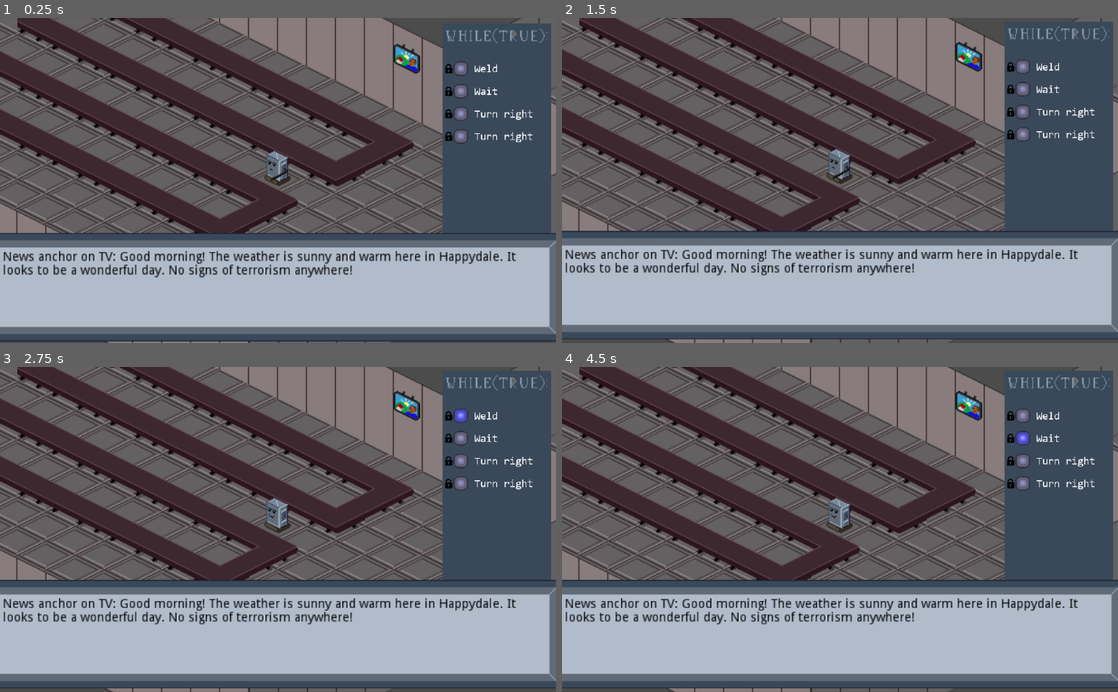
Above: before the commit, frames 1-4 (two rows, left to right).
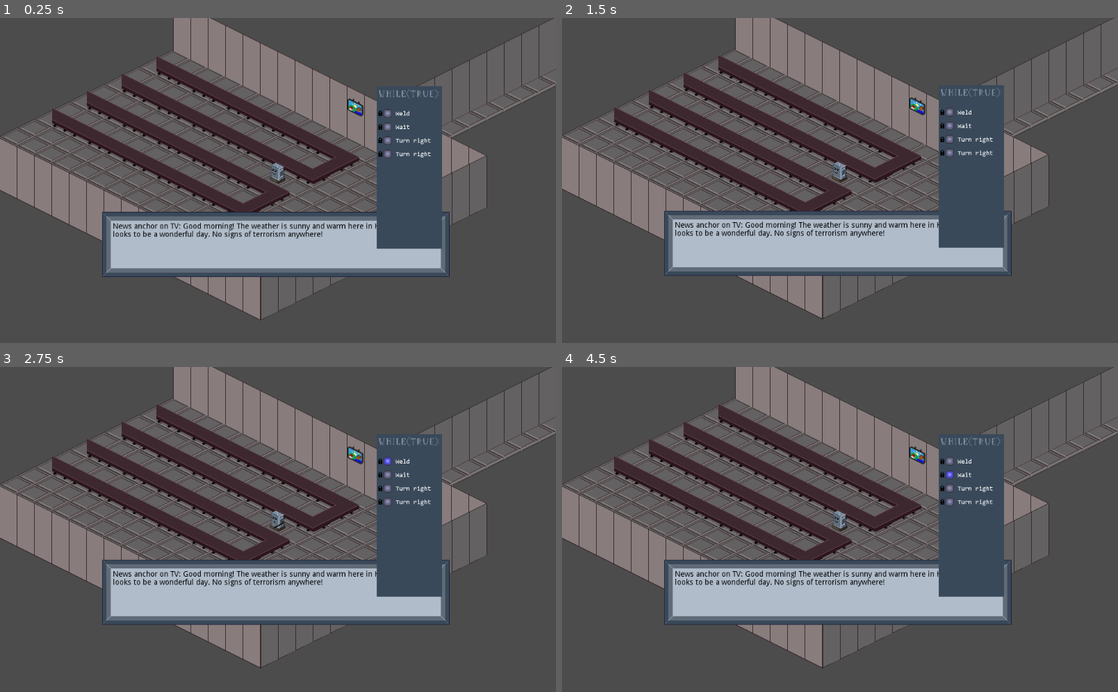
Above: after the commit, the same moments.

Repository: iorena/while-true
Game: Godot game, scene res://Main.tscn
Two runs of this game, one before a commit and one after it. Both use one fixed random seed, a clock stepped at 60 frames per second and the inputs below.
Inputs:
- Up to frame 1 (0.25 s): no input
- Up to frame 2 (1.5 s): hold Right (ui_right) 0.53-1.28 s; hold 1 0.53-1.28 s; tap 2 at 0.8, 1.35 s; tap Enter at 1.25 s; hold Left (ui_left) from 1.28 s (still down)
- Up to frame 3 (2.75 s): tap 3 at 1.55 s; tap Space at 2 s; release Left (ui_left) at 2.03 s; hold Right (ui_right) from 2.03 s (still down); hold 3 from 2.03 s (still down); tap 4 at 2.3 s
- Up to frame 4 (4.5 s): tap Enter at 2.75 s; release Right (ui_right) at 2.78 s; release 3 at 2.78 s; hold Up (ui_up) 2.78-3.53 s; tap 4 at 2.85 s; tap 1 at 3.05 s; hold 1 3.53-4.28 s; hold Left (ui_left) from 3.53 s (still down); tap 2 at 3.8, 4.35 s; tap Space at 4.25 s

The runs differ from the first frame. In frame 1, 72% of the frame differs, in the area x 0-100%, y 0-100%; in frame 2, 72%; in frame 3, 72%; in frame 4, 72%.

Commit message:
Clean up code.

Diff:
--- /dev/null
+++ b/Actions.gd
@@ -0,0 +1,14 @@
+extends Node
+
+# Available robot actions.
+enum {FORWARD, TURN_LEFT, TURN_RIGHT, WAIT, WELD}
+const FORWARD_ACTION_TEXT = "Move forward"
+const TURN_LEFT_ACTION_TEXT = "Turn left"
+const TURN_RIGHT_ACTION_TEXT = "Turn right"
+const WAIT_ACTION_TEXT = "Wait"
+const WELD_ACTION_TEXT = "Weld"
+const Texts = [FORWARD_ACTION_TEXT,
+				TURN_LEFT_ACTION_TEXT,
+				TURN_RIGHT_ACTION_TEXT,
+				WAIT_ACTION_TEXT,
+				WELD_ACTION_TEXT]
--- a/Main.gd
+++ b/Main.gd
@@ -1,38 +1,12 @@
 extends Node2D
-enum {FORWARD, TURN_LEFT, TURN_RIGHT, WAIT, WELD}
-const FORWARD_ACTION_TEXT = "Move forward"
-const TURN_LEFT_ACTION_TEXT = "Turn left"
-const TURN_RIGHT_ACTION_TEXT = "Turn right"
-const WAIT_ACTION_TEXT = "Wait"
-const WELD_ACTION_TEXT = "Weld"
 
-# Declare member variables here. Examples:
-# var a = 2
-# var b = "text"
+onready var player = get_node("Player")
+onready var sp = get_node("SidePanel")
 
 # Called when the node enters the scene tree for the first time.
 func _ready():
-	$Player.toggle_act()
-	$Player.action_buffer = [WELD, WAIT, TURN_RIGHT, TURN_RIGHT]
-	set_action_texts($Player.action_buffer)
-
-
-func set_action_texts(action_buffer):
-	for i in range(1, 5): $Player.clear_action_index(i)
-	for i in range(1, 5):
-		$Player.set_action_text(i, get_action_text(action_buffer[i - 1]))
-
-func get_action_text(action_name):
-	if action_name == FORWARD:
-		return FORWARD_ACTION_TEXT
-	elif action_name == TURN_LEFT:
-		return TURN_LEFT_ACTION_TEXT
-	elif action_name == TURN_RIGHT:
-		return TURN_RIGHT_ACTION_TEXT
-	elif action_name == WAIT:
-		return WAIT_ACTION_TEXT
-	elif action_name == WELD:
-		return WELD_ACTION_TEXT
+	lock_player_actions()
+	set_new_player_actions(Actions.WELD, Actions.WAIT, Actions.TURN_RIGHT, Actions.TURN_RIGHT)
 
 func _on_TVTimer_timeout():
 	$BottomPanel/ScrollContainer/VBoxContainer/LogText.text += "News anchor on TV: Not much to report today. The city is free of terrorism! \n"
@@ -43,15 +17,24 @@
 
 func _on_PlotTimer_timeout():
 	$BottomPanel/ScrollContainer/VBoxContainer/LogText.text += "Factory announcer: Robot 312, move to room 7 to continue your duties.\n"
-	$Player.action_buffer = [TURN_RIGHT, FORWARD, FORWARD, TURN_LEFT]
-	set_action_texts($Player.action_buffer)
+	set_new_player_actions(Actions.TURN_RIGHT, Actions.FORWARD, Actions.FORWARD, Actions.TURN_LEFT)
 
 func _on_PlotTimer2_timeout():
-	$Player.action_buffer = [FORWARD, FORWARD, FORWARD, FORWARD]
-	set_action_texts($Player.action_buffer)
+	set_new_player_actions(Actions.FORWARD, Actions.FORWARD, Actions.FORWARD, Actions.FORWARD)
 
 
 func _on_PlotTimer3_timeout():
-	$Player.action_buffer = []
-	set_action_texts([])
+	set_new_player_actions(Actions.WAIT, Actions.WAIT, Actions.WAIT, Actions.WAIT)
 	# dialogue with terrorist
+
+func set_new_player_actions(A1, A2, A3, A4):
+	player.action_buffer = [A1, A2, A3, A4]
+	sp.set_action_texts(player.action_buffer)
+
+func lock_player_actions():
+	player.can_act = false
+	sp.show_locks()
+
+func unlock_player_actions():
+	player.can_act = true
+	sp.hide_locks()
--- a/Main.tscn
+++ b/Main.tscn
@@ -1,11 +1,11 @@
-[gd_scene load_steps=47 format=2]
+[gd_scene load_steps=38 format=2]
 
 [ext_resource path="res://assets/wall_right.png" type="Texture" id=1]
 [ext_resource path="res://assets/wall_left.png" type="Texture" id=2]
 [ext_resource path="res://assets/factory_floor1.png" type="Texture" id=3]
 [ext_resource path="res://assets/wall_corner.png" type="Texture" id=4]
 [ext_resource path="res://assets/tv_animation.png" type="Texture" id=5]
-[ext_resource path="res://assets/side_panel.png" type="Texture" id=6]
+[ext_resource path="res://SidePanel.tscn" type="PackedScene" id=6]
 [ext_resource path="res://assets/log_panel.png" type="Texture" id=7]
 [ext_resource path="res://assets/conveyor2_end.png" type="Texture" id=8]
 [ext_resource path="res://assets/conveyor2_middle.png" type="Texture" id=9]
@@ -18,10 +18,7 @@
 [ext_resource path="res://assets/conveyor_up_turn.png" type="Texture" id=16]
 [ext_resource path="res://assets/conveyor_down_turn.png" type="Texture" id=17]
 [ext_resource path="res://Main.gd" type="Script" id=18]
-[ext_resource path="res://assets/light_animation.png" type="Texture" id=19]
-[ext_resource path="res://Consolas.tres" type="DynamicFont" id=20]
 [ext_resource path="res://Player.tscn" type="PackedScene" id=21]
-[ext_resource path="res://assets/lock.png" type="Texture" id=22]
 [ext_resource path="res://assets/shady_guy_animation.png" type="Texture" id=23]
 
 [sub_resource type="TileSet" id=1]
@@ -274,44 +271,6 @@
 "speed": 5.0
 } ]
 
-[sub_resource type="AtlasTexture" id=13]
-flags = 4
-atlas = ExtResource( 19 )
-region = Rect2( 0, 0, 32, 32 )
-
-[sub_resource type="AtlasTexture" id=14]
-flags = 4
-atlas = ExtResource( 19 )
-region = Rect2( 0, 0, 32, 32 )
-
-[sub_resource type="AtlasTexture" id=15]
-flags = 4
-atlas = ExtResource( 19 )
-region = Rect2( 32, 0, 32, 32 )
-
-[sub_resource type="AtlasTexture" id=16]
-flags = 4
-atlas = ExtResource( 19 )
-region = Rect2( 64, 0, 32, 32 )
-
-[sub_resource type="AtlasTexture" id=17]
-flags = 4
-atlas = ExtResource( 19 )
-region = Rect2( 96, 0, 32, 32 )
-
-[sub_resource type="SpriteFrames" id=18]
-animations = [ {
-"frames": [ SubResource( 13 ) ],
-"loop": false,
-"name": "idle",
-"speed": 5.0
-}, {
-"frames": [ SubResource( 14 ), SubResource( 15 ), SubResource( 16 ), SubResource( 17 ) ],
-"loop": true,
-"name": "blink",
-"speed": 2.0
-} ]
-
 [sub_resource type="AtlasTexture" id=19]
 flags = 4
 atlas = ExtResource( 23 )
@@ -370,145 +329,6 @@
 frames = SubResource( 12 )
 frame = 7
 playing = true
-
-[node name="SidePanel" type="Node2D" parent="."]
-position = Vector2( -112, 16 )
-scale = Vector2( 0.5, 0.5 )
-
-[node name="SidePanelSprite" type="Sprite" parent="SidePanel"]
-position = Vector2( 900, 300 )
-texture = ExtResource( 6 )
-
-[node name="Light1" type="AnimatedSprite" parent="SidePanel"]
-position = Vector2( 820, 100 )
-frames = SubResource( 18 )
-animation = "idle"
-
-[node name="Light2" type="AnimatedSprite" parent="SidePanel"]
-position = Vector2( 820, 150 )
-frames = SubResource( 18 )
-animation = "idle"
-
-[node name="Light3" type="AnimatedSprite" parent="SidePanel"]
-position = Vector2( 820, 200 )
-frames = SubResource( 18 )
-animation = "idle"
-
-[node name="Light4" type="AnimatedSprite" parent="SidePanel"]
-position = Vector2( 820, 250 )
-frames = SubResource( 18 )
-animation = "idle"
-
-[node name="Action1" type="RichTextLabel" parent="SidePanel"]
-margin_left = 850.0
-margin_top = 90.0
-margin_right = 1024.0
-margin_bottom = 120.0
-custom_fonts/normal_font = ExtResource( 20 )
-text = "Move forward"
-__meta__ = {
-"_edit_use_anchors_": false
-}
-
-[node name="Action2" type="RichTextLabel" parent="SidePanel"]
-margin_left = 850.0
-margin_top = 140.0
-margin_right = 1024.0
-margin_bottom = 168.0
-custom_fonts/normal_font = ExtResource( 20 )
-text = "Move forward"
-__meta__ = {
-"_edit_use_anchors_": false
-}
-
-[node name="Action3" type="RichTextLabel" parent="SidePanel"]
-margin_left = 850.0
-margin_top = 190.0
-margin_right = 1030.0
-margin_bottom = 225.0
-custom_fonts/normal_font = ExtResource( 20 )
-text = "Move forward"
-__meta__ = {
-"_edit_use_anchors_": false
-}
-
-[node name="Action4" type="RichTextLabel" parent="SidePanel"]
-margin_left = 850.0
-margin_top = 240.0
-margin_right = 1028.0
-margin_bottom = 272.0
-custom_fonts/normal_font = ExtResource( 20 )
-text = "Move forward"
-__meta__ = {
-"_edit_use_anchors_": false
-}
-
-[node name="Selected1" type="RichTextLabel" parent="SidePanel"]
-margin_left = 790.0
-margin_top = 90.0
-margin_right = 816.0
-margin_bottom = 120.0
-custom_fonts/normal_font = ExtResource( 20 )
-text = ">"
-__meta__ = {
-"_edit_use_anchors_": false
-}
-
-[node name="Selected2" type="RichTextLabel" parent="SidePanel"]
-margin_left = 790.0
-margin_top = 140.0
-margin_right = 816.0
-margin_bottom = 168.0
-custom_fonts/normal_font = ExtResource( 20 )
-visible_characters = 0
-text = ">"
-__meta__ = {
-"_edit_use_anchors_": false
-}
-
-[node name="Selected3" type="RichTextLabel" parent="SidePanel"]
-margin_left = 792.0
-margin_top = 192.0
-margin_right = 820.0
-margin_bottom = 222.0
-custom_fonts/normal_font = ExtResource( 20 )
-visible_characters = 0
-text = ">"
-__meta__ = {
-"_edit_use_anchors_": false
-}
-
-[node name="Selected4" type="RichTextLabel" parent="SidePanel"]
-margin_left = 790.0
-margin_top = 240.0
-margin_right = 820.0
-margin_bottom = 270.0
-custom_fonts/normal_font = ExtResource( 20 )
-visible_characters = 0
-text = ">"
-__meta__ = {
-"_edit_use_anchors_": false
-}
-
-[node name="Lock1" type="Sprite" parent="SidePanel"]
-position = Vector2( 793, 100 )
-scale = Vector2( 0.04, 0.04 )
-texture = ExtResource( 22 )
-
-[node name="Lock2" type="Sprite" parent="SidePanel"]
-position = Vector2( 793, 150 )
-scale = Vector2( 0.04, 0.04 )
-texture = ExtResource( 22 )
-
-[node name="Lock3" type="Sprite" parent="SidePanel"]
-position = Vector2( 793, 200 )
-scale = Vector2( 0.04, 0.04 )
-texture = ExtResource( 22 )
-
-[node name="Lock4" type="Sprite" parent="SidePanel"]
-position = Vector2( 793, 250 )
-scale = Vector2( 0.04, 0.04 )
-texture = ExtResource( 22 )
 
 [node name="BottomPanel" type="Node2D" parent="."]
 position = Vector2( -368, -232 )
@@ -557,6 +377,8 @@
 [node name="Player" parent="." instance=ExtResource( 21 )]
 position = Vector2( 96, 184 )
 
+[node name="SidePanel" parent="." instance=ExtResource( 6 )]
+
 [node name="YSort" type="YSort" parent="."]
 
 [node name="PlotTimer" type="Timer" parent="."]
--- a/Player.gd
+++ b/Player.gd
@@ -1,167 +1,111 @@
 extends KinematicBody2D
 
-# Player globals
+onready var sp = get_parent().get_node("SidePanel")
+
+# Player globals.
 var speed = 32
 var tile_size = 32
+var can_act = false
 
-# Available actions
-enum {FORWARD, TURN_LEFT, TURN_RIGHT, WAIT, WELD}
-const FORWARD_ACTION_TEXT = "Move forward"
-const TURN_LEFT_ACTION_TEXT = "Turn left"
-const TURN_RIGHT_ACTION_TEXT = "Turn right"
-const WAIT_ACTION_TEXT = "Wait"
-const WELD_ACTION_TEXT = "Weld"
-
-var can_act = true
-
-# Action buffer
+# Action buffer.
 var action_buffer = []
 var action_number = 0
-var modify_action = 0
+var modify_action_number = 0
 
-# Movement-related variables
-enum {MOVING_RIGHT, MOVING_DOWN, MOVING_LEFT, MOVING_UP}
-var moving_to = MOVING_DOWN # right, down, left, up
+# Store robot's current facing direction.
+# Will be used to determine correct animations etc.
+enum {FACING_RIGHT, FACING_DOWN, FACING_LEFT, FACING_UP}
+var facing_direction = FACING_DOWN
+
+const IDLE_ANIMATIONS = ["idle_right", "idle_down", "idle_left", "idle_up"]
+const MOVE_ANIMATIONS = ["move_right", "move_down", "move_left", "move_up"]
+const MOVEDIRS = [Isometric.RIGHT, Isometric.DOWN, Isometric.LEFT, Isometric.UP]
+
+# Movement-related variables.
 var movedir = Vector2.ZERO
 var last_position = Vector2()
 var target_position = Vector2()
 
 # Called when the node enters the scene tree for the first time.
 func _ready():
-	$Camera2D.zoom.x = 0.6
-	$Camera2D.zoom.y = 0.6
 	position = position.snapped(Isometric.cartesian_to_isometric(Vector2.ONE * tile_size))
 	last_position = position
 	target_position = position
 
-
-
-func toggle_act():
-	for i in range(1, 5):
-		get_parent().get_node("SidePanel/Lock" + String(i)).visible = can_act
-	can_act = !can_act
-
-func action_light():
-	get_parent().get_node("SidePanel/Light" + String(action_number + 1)).play("blink")
-	for i in range(action_number) + range(action_number + 1, 4):
-		get_parent().get_node("SidePanel/Light" + String(i + 1)).play("idle")
+# Set action number to next action.
+func increment_action_number(): action_number = (action_number + 1) % 4
 
 func _on_ActionTimer_timeout():
-	action_light()
+	sp.play_action_light(action_number)
 	var action = action_buffer[action_number]
-	if action == FORWARD:
+	increment_action_number()
+	if action == Actions.FORWARD:
 		move_forward()
-	elif action == TURN_LEFT:
+		play_movement_animation()
+		return
+	elif action == Actions.TURN_LEFT:
 		yield(get_tree().create_timer(0.5), "timeout")
 		turn_left()
-		animate_movement(false)
-	elif action == TURN_RIGHT:
+	elif action == Actions.TURN_RIGHT:
 		yield(get_tree().create_timer(0.5), "timeout")
 		turn_right()
-		animate_movement(false)
-	elif action == WELD:
-		weld()
-	elif action == WAIT:
-		animate_movement(false)
-	action_number += 1
-	if action_number == action_buffer.size(): action_number = 0
+	elif action == Actions.WELD:
+		play_weld_animation()
+		return
+	play_idle_animation()
 
-func set_action_text(idx, text):
-	get_parent().get_node("SidePanel/Action" + String(idx)).text = text
+func get_action_index_from_input():
+	if !can_act: return
+	if Input.is_key_pressed(KEY_1):
+		modify_action_number = 0
+		sp.set_action_index_and_clear_rest(0)
+	elif Input.is_key_pressed(KEY_2):
+		modify_action_number = 1
+		sp.set_action_index_and_clear_rest(1)
+	elif Input.is_key_pressed(KEY_3):
+		modify_action_number = 2
+		sp.set_action_index_and_clear_rest(2)
+	elif Input.is_key_pressed(KEY_4):
+		modify_action_number = 3
+		sp.set_action_index_and_clear_rest(3)
 
-func modify_action_text(text): set_action_text(modify_action + 1, text)
+func get_action_type_from_input():
+	if !can_act: return
+	if Input.is_action_pressed("ui_up"):
+		action_buffer[modify_action_number] = Actions.FORWARD
+		sp.set_action_text(modify_action_number, Actions.FORWARD_ACTION_TEXT)
+	elif Input.is_action_pressed("ui_left"):
+		action_buffer[modify_action_number] = Actions.TURN_LEFT
+		sp.set_action_text(modify_action_number, Actions.TURN_LEFT_ACTION_TEXT)
+	elif Input.is_action_pressed("ui_right"):
+		action_buffer[modify_action_number] = Actions.TURN_RIGHT
+		sp.set_action_text(modify_action_number, Actions.TURN_RIGHT_ACTION_TEXT)
 
-func set_action_index_and_clear_rest(idx):
-	get_parent().get_node("SidePanel/Selected" + String(idx)).visible_characters = -1
-	for i in range(1, idx) + range(idx + 1, 5): clear_action_index(i)
-
-func clear_action_index(idx):
-	get_parent().get_node("SidePanel/Selected" + String(idx)).visible_characters = 0
-
-func modify_action_index():
-	if can_act:
-		if Input.is_key_pressed(KEY_1):
-			modify_action = 0
-			set_action_index_and_clear_rest(1)
-		elif Input.is_key_pressed(KEY_2):
-			modify_action = 1
-			set_action_index_and_clear_rest(2)
-		elif Input.is_key_pressed(KEY_3):
-			modify_action = 2
-			set_action_index_and_clear_rest(3)
-		elif Input.is_key_pressed(KEY_4):
-			modify_action = 3
-			set_action_index_and_clear_rest(4)
-
-func modify_action():
-	if can_act:
-		if Input.is_action_pressed("ui_up"):
-			action_buffer[modify_action] = FORWARD
-			modify_action_text(FORWARD_ACTION_TEXT)
-		elif Input.is_action_pressed("ui_left"):
-			action_buffer[modify_action] = TURN_LEFT
-			modify_action_text(TURN_LEFT_ACTION_TEXT)
-		elif Input.is_action_pressed("ui_right"):
-			action_buffer[modify_action] = TURN_RIGHT
-			modify_action_text(TURN_RIGHT_ACTION_TEXT)
-
+# Set movedir and position info for _process(delta).
 func move_forward():
-	if moving_to == MOVING_RIGHT: movedir = Isometric.RIGHT
-	elif moving_to == MOVING_DOWN: movedir = Isometric.DOWN
-	elif moving_to == MOVING_LEFT: movedir = Isometric.LEFT
-	else: movedir = Isometric.UP
-	animate_movement(true)
+	movedir = MOVEDIRS[facing_direction]
 	last_position = position
 	target_position += movedir * tile_size
 
-func turn_left():
-	if moving_to == MOVING_RIGHT: moving_to = MOVING_UP
-	elif moving_to == MOVING_DOWN: moving_to = MOVING_RIGHT
-	elif moving_to == MOVING_LEFT: moving_to = MOVING_DOWN
-	else: moving_to = MOVING_LEFT
+func turn_left(): facing_direction = (facing_direction + 3) % 4
+func turn_right(): facing_direction = (facing_direction + 1) % 4
 
-func turn_right():
-	if moving_to == MOVING_RIGHT: moving_to = MOVING_DOWN
-	elif moving_to == MOVING_DOWN: moving_to = MOVING_LEFT
-	elif moving_to == MOVING_LEFT: moving_to = MOVING_UP
-	else: moving_to = MOVING_RIGHT
-
-func weld():
-	if moving_to == MOVING_DOWN:
-		$AnimatedSprite.play("weld_down")
-	elif moving_to == MOVING_UP:
-		$AnimatedSprite.play("weld_up")
+# Move player towards movedir.
+func process_movement(delta):
+	position += speed * movedir * delta
+	# Snap to grid.
+	if Isometric.isometric_distance(position, last_position) >= tile_size - speed * delta:
+		position = target_position
+		movedir = Vector2.ZERO
 
 # Called every frame. 'delta' is the elapsed time since the previous frame.
 func _process(delta):
-	modify_action_index()
-	modify_action()
+	get_action_index_from_input()
+	get_action_type_from_input()
+	if movedir != Vector2.ZERO: process_movement(delta)
 
-	# Movement, if movedir is set.
-	if movedir != Vector2.ZERO:
-		position += speed * movedir * delta
-		if Isometric.isometric_distance(position, last_position) >= tile_size - speed * delta:
-			position = target_position
-			movedir = Vector2.ZERO
-
-func animate_movement(moving):
-	# Play movement animation based on move direction
-	if moving:
-		if moving_to == MOVING_RIGHT:
-			$AnimatedSprite.play("move_right")
-		elif moving_to == MOVING_DOWN:
-			$AnimatedSprite.play("move_down")
-		elif moving_to == MOVING_LEFT:
-			$AnimatedSprite.play("move_left")
-		else:
-			$AnimatedSprite.play("move_up")
-	# Play idle animation based on last direction moved to
-	else:
-		if moving_to == MOVING_RIGHT:
-			$AnimatedSprite.play("idle_right")
-		elif moving_to == MOVING_DOWN:
-			$AnimatedSprite.play("idle_down")
-		elif moving_to == MOVING_LEFT:
-			$AnimatedSprite.play("idle_left")
-		else:
-			$AnimatedSprite.play("idle_up")
+func play_weld_animation():
+	if facing_direction == FACING_DOWN: $AnimatedSprite.play("weld_down")
+	elif facing_direction == FACING_UP: $AnimatedSprite.play("weld_up")
+func play_idle_animation(): $AnimatedSprite.play(IDLE_ANIMATIONS[facing_direction])
+func play_movement_animation(): $AnimatedSprite.play(MOVE_ANIMATIONS[facing_direction])
--- a/Player.tscn
+++ b/Player.tscn
@@ -313,8 +313,7 @@
 [node name="AnimatedSprite" type="AnimatedSprite" parent="."]
 position = Vector2( 0, -12 )
 frames = SubResource( 51 )
-animation = "weld_down"
-frame = 10
+animation = "idle_down"
 
 [node name="CollisionPolygon2D" type="CollisionPolygon2D" parent="."]
 position = Vector2( 0, -12 )
--- /dev/null
+++ b/SidePanel.gd
@@ -0,0 +1,36 @@
+extends Node2D
+
+onready var SP_Actions = [$Action1, $Action2, $Action3, $Action4]
+onready var SP_Selected = [$Selected1, $Selected2, $Selected3, $Selected4]
+onready var SP_locks = [$Lock1, $Lock2, $Lock3, $Lock4]
+onready var SP_lights = [$Light1, $Light2, $Light3, $Light4]
+
+# Called when the node enters the scene tree for the first time.
+func _ready():
+	pass # Replace with function body.
+
+func set_action_texts(action_buffer):
+	for i in range(4): set_action_text(i, Actions.Texts[action_buffer[i]])
+
+func set_action_text(idx, text):
+	SP_Actions[idx].text = text
+
+func set_action_index_and_clear_rest(idx):
+	SP_Selected[idx].visible_characters = -1
+	for i in range(idx) + range(idx + 1, 4): clear_action_index(i)
+
+func clear_action_index(idx):
+	SP_Selected[idx].visible_characters = 0
+
+func show_locks():
+	for i in range(4): SP_locks[i].visible = true
+
+func hide_locks():
+	for i in range(4): SP_locks[i].visible = false
+
+func play_action_light(idx):
+	play_blink_animation(idx)
+	for i in range(idx) + range(idx + 1, 4): play_idle_animation(i)
+
+func play_blink_animation(idx): SP_lights[idx].play("blink")
+func play_idle_animation(idx): SP_lights[idx].play("idle")
--- /dev/null
+++ b/SidePanel.tscn
@@ -0,0 +1,174 @@
+[gd_scene load_steps=12 format=2]
+
+[ext_resource path="res://assets/side_panel.png" type="Texture" id=1]
+[ext_resource path="res://Consolas.tres" type="DynamicFont" id=2]
+[ext_resource path="res://assets/light_animation.png" type="Texture" id=3]
+[ext_resource path="res://assets/lock.png" type="Texture" id=4]
+[ext_resource path="res://SidePanel.gd" type="Script" id=5]
+
+[sub_resource type="AtlasTexture" id=1]
+flags = 4
+atlas = ExtResource( 3 )
+region = Rect2( 0, 0, 32, 32 )
+
+[sub_resource type="AtlasTexture" id=2]
+flags = 4
+atlas = ExtResource( 3 )
+region = Rect2( 0, 0, 32, 32 )
+
+[sub_resource type="AtlasTexture" id=3]
+flags = 4
+atlas = ExtResource( 3 )
+region = Rect2( 32, 0, 32, 32 )
+
+[sub_resource type="AtlasTexture" id=4]
+flags = 4
+atlas = ExtResource( 3 )
+region = Rect2( 64, 0, 32, 32 )
+
+[sub_resource type="AtlasTexture" id=5]
+flags = 4
+atlas = ExtResource( 3 )
+region = Rect2( 96, 0, 32, 32 )
+
+[sub_resource type="SpriteFrames" id=6]
+animations = [ {
+"frames": [ SubResource( 1 ) ],
+"loop": false,
+"name": "idle",
+"speed": 5.0
+}, {
+"frames": [ SubResource( 2 ), SubResource( 3 ), SubResource( 4 ), SubResource( 5 ) ],
+"loop": true,
+"name": "blink",
+"speed": 2.0
+} ]
+
+[node name="SidePanel" type="Node2D"]
+position = Vector2( -112, 16 )
+scale = Vector2( 0.5, 0.5 )
+script = ExtResource( 5 )
+
+[node name="SidePanelSprite" type="Sprite" parent="."]
+position = Vector2( 900, 300 )
+texture = ExtResource( 1 )
+
+[node name="Light1" type="AnimatedSprite" parent="."]
+position = Vector2( 820, 100 )
+frames = SubResource( 6 )
+animation = "idle"
+
+[node name="Light2" type="AnimatedSprite" parent="."]
+position = Vector2( 820, 150 )
+frames = SubResource( 6 )
+animation = "idle"
+
+[node name="Light3" type="AnimatedSprite" parent="."]
+position = Vector2( 820, 200 )
+frames = SubResource( 6 )
+animation = "idle"
+
+[node name="Light4" type="AnimatedSprite" parent="."]
+position = Vector2( 820, 250 )
+frames = SubResource( 6 )
+animation = "idle"
+
+[node name="Action1" type="RichTextLabel" parent="."]
+margin_left = 850.0
+margin_top = 90.0
+margin_right = 1024.0
+margin_bottom = 120.0
+custom_fonts/normal_font = ExtResource( 2 )
+__meta__ = {
+"_edit_use_anchors_": false
+}
+
+[node name="Action2" type="RichTextLabel" parent="."]
+margin_left = 850.0
+margin_top = 140.0
+margin_right = 1024.0
+margin_bottom = 168.0
+custom_fonts/normal_font = ExtResource( 2 )
+__meta__ = {
+"_edit_use_anchors_": false
+}
+
+[node name="Action3" type="RichTextLabel" parent="."]
+margin_left = 850.0
+margin_top = 190.0
+margin_right = 1030.0
+margin_bottom = 225.0
+custom_fonts/normal_font = ExtResource( 2 )
+__meta__ = {
+"_edit_use_anchors_": false
+}
+
+[node name="Action4" type="RichTextLabel" parent="."]
+margin_left = 850.0
+margin_top = 240.0
+margin_right = 1028.0
+margin_bottom = 272.0
+custom_fonts/normal_font = ExtResource( 2 )
+__meta__ = {
+"_edit_use_anchors_": false
+}
+
+[node name="Selected1" type="RichTextLabel" parent="."]
+margin_left = 790.0
+margin_top = 90.0
+margin_right = 816.0
+margin_bottom = 120.0
+custom_fonts/normal_font = ExtResource( 2 )
+__meta__ = {
+"_edit_use_anchors_": false
+}
+
+[node name="Selected2" type="RichTextLabel" parent="."]
+margin_left = 790.0
+margin_top = 140.0
+margin_right = 816.0
+margin_bottom = 168.0
+custom_fonts/normal_font = ExtResource( 2 )
+__meta__ = {
+"_edit_use_anchors_": false
+}
+
+[node name="Selected3" type="RichTextLabel" parent="."]
+margin_left = 792.0
+margin_top = 192.0
+margin_right = 820.0
+margin_bottom = 222.0
+custom_fonts/normal_font = ExtResource( 2 )
+__meta__ = {
+"_edit_use_anchors_": false
+}
+
+[node name="Selected4" type="RichTextLabel" parent="."]
+margin_left = 790.0
+margin_top = 240.0
+margin_right = 820.0
+margin_bottom = 270.0
+custom_fonts/normal_font = ExtResource( 2 )
+__meta__ = {
+"_edit_use_anchors_": false
+}
+
+[node name="Lock1" type="Sprite" parent="."]
+position = Vector2( 793, 100 )
+scale = Vector2( 0.04, 0.04 )
+texture = ExtResource( 4 )
+
+[node name="Lock2" type="Sprite" parent="."]
+position = Vector2( 793, 150 )
+scale = Vector2( 0.04, 0.04 )
+texture = ExtResource( 4 )
+
+[node name="Lock3" type="Sprite" parent="."]
+position = Vector2( 793, 200 )
+scale = Vector2( 0.04, 0.04 )
+texture = ExtResource( 4 )
+
+[node name="Lock4" type="Sprite" parent="."]
+position = Vector2( 793, 250 )
+scale = Vector2( 0.04, 0.04 )
+texture = ExtResource( 4 )
--- a/project.godot
+++ b/project.godot
@@ -22,6 +22,7 @@
 [autoload]
 
 Isometric="*res://Isometric.gd"
+Actions="*res://Actions.gd"
 
 [rendering]
 
